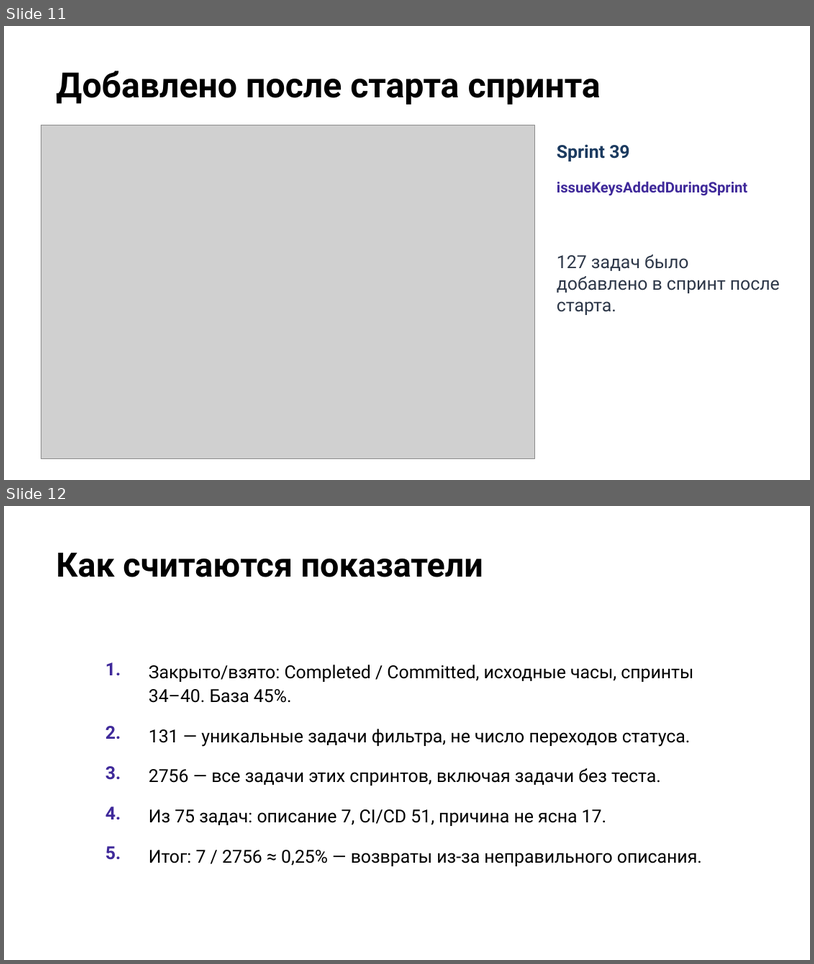
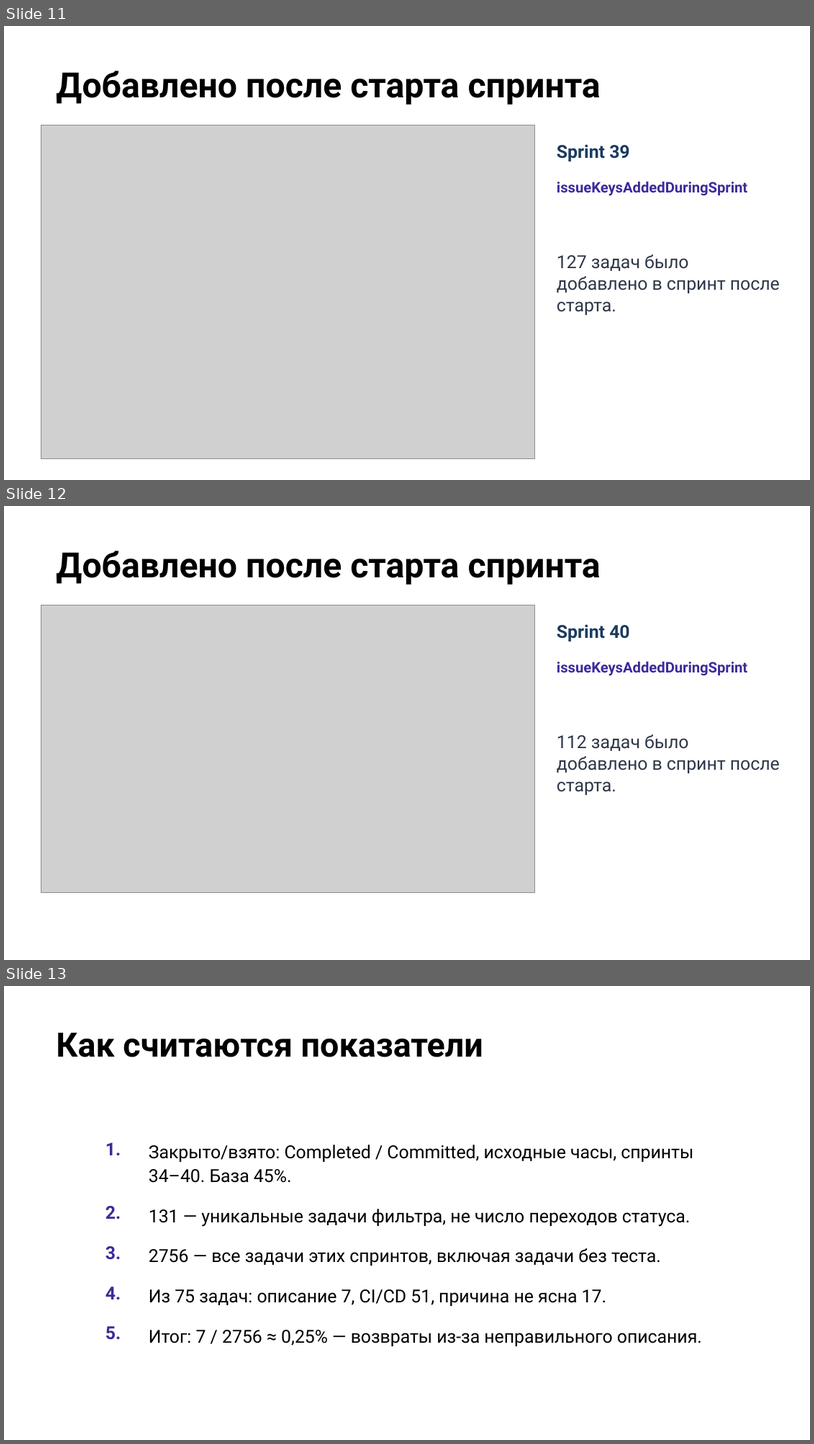
Before and after one commit to camelot270/otus_work, a slide deck: docs/Защита проекта. Петров Н.И..pptx. Shown one above the other, each under a label of ours: slides 11 and 12 before the commit, slides 11, 12 and 13 after it. The pictures are 814x964 and 814x1444 pixels, drawn with LibreOffice and Linux fonts; fonts in the diff are those of the drawing; grey boxes stand for pictures; background and template pictures are left out. Boxes give left, top, right and bottom in pixels: in the first picture for what was removed or moved away, otherwise in the second. Text is boxed around its words. In the diff, an @@ line names an element or a change of style, - is before the commit and + after.

```diff
--- a/docs/Защита проекта. Петров Н.И..pptx
+++ b/docs/Защита проекта. Петров Н.И..pptx
@@ slide 12 added at box(4, 506, 810, 960), background picture (left out) @@
@@ title added at box(56, 551, 601, 584), 31 pt, text #000000, bold @@
+Добавлено после старта спринта
@@ picture added at box(41, 605, 535, 892) @@
@@ text added at box(557, 624, 630, 641), 16 pt, text #1B3A5F, bold @@
+Sprint 40
@@ text added at box(557, 662, 748, 676), 13 pt, text #3F299A, bold @@
+issueKeysAddedDuringSprint
@@ text added at box(557, 734, 780, 795), 16 pt, text #2D3748 @@
+112 задач было добавлено в спринт после старта.
@@ what was slide 12 is now slide 13 @@
```
